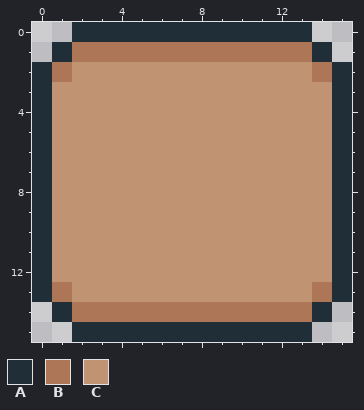
Edited in one commit: pixel-art file (brackeysgamejam-2026-1/assets/ui_cole/rect.aseprite). The picture above is the old version.
16x16 pixels, 1 frame.
Palette (. is transparent): A #202e37  B #ad7757  C #c09473
Pixels before, first column x 0:
 0 ..AAAAAAAAAAAA..
 1 .ABBBBBBBBBBBBA.
 2 ABCCCCCCCCCCCCBA
 3 ACCCCCCCCCCCCCCA
 4 ACCCCCCCCCCCCCCA
 5 ACCCCCCCCCCCCCCA
 6 ACCCCCCCCCCCCCCA
 7 ACCCCCCCCCCCCCCA
 8 ACCCCCCCCCCCCCCA
 9 ACCCCCCCCCCCCCCA
10 ACCCCCCCCCCCCCCA
11 ACCCCCCCCCCCCCCA
12 ACCCCCCCCCCCCCCA
13 ABCCCCCCCCCCCCBA
14 .ABBBBBBBBBBBBA.
15 ..AAAAAAAAAAAA..
Once edited:
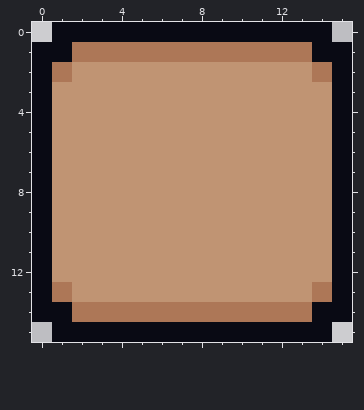
The exact change:
colour A: #202e37 -> #090a14
y 0: x 1 . -> A; x 14 . -> A
y 1: x 0 . -> A; x 15 . -> A
y 14: x 0 . -> A; x 15 . -> A
y 15: x 1 . -> A; x 14 . -> A
Boxes around the changes in both pictures, in picture pixels (x1, y1, x2, y2):
changed: (32, 22, 352, 342)
